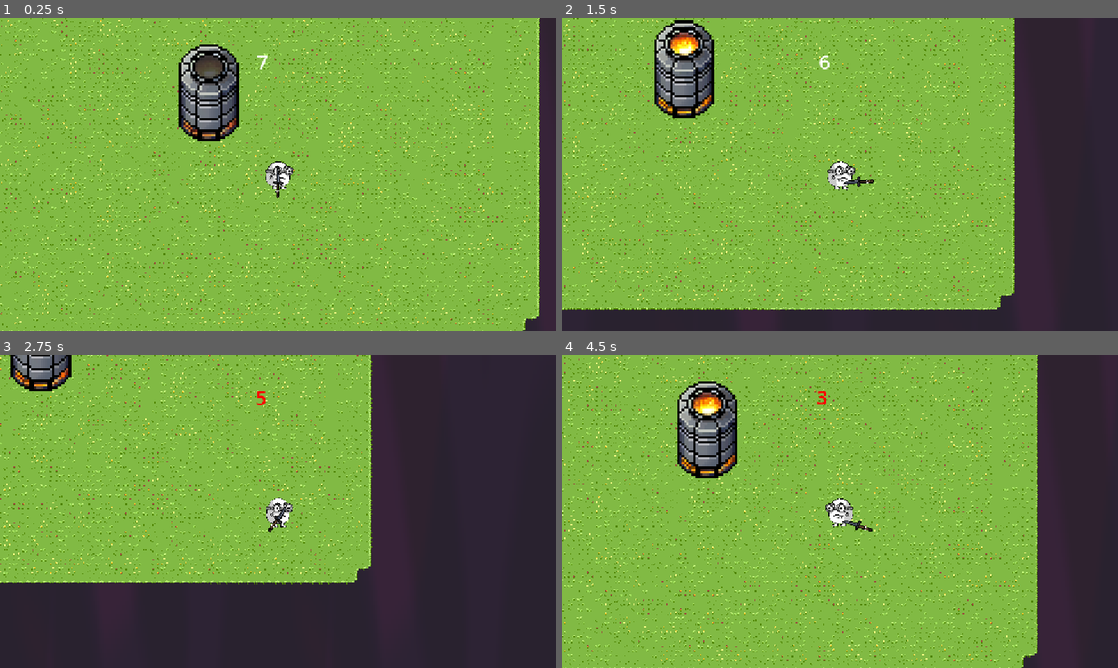
Above: before the commit, frames 1-4 (two rows, left to right).
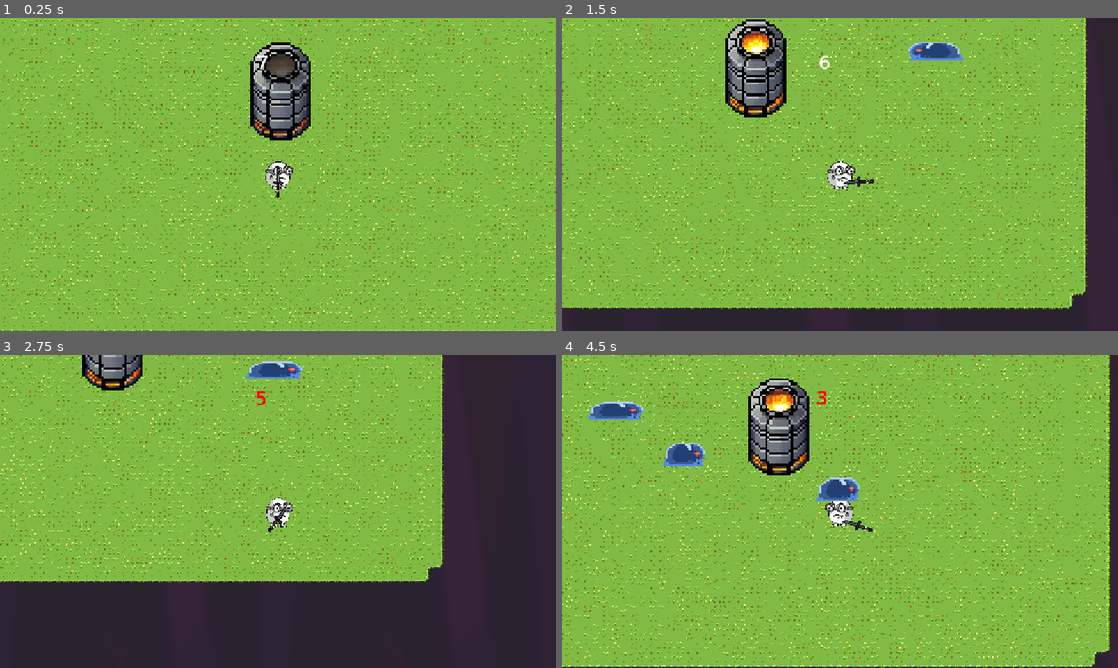
Above: after the commit, the same moments.

Repository: paperparrot5010/sop-jame-2
Game: Godot game, scene res://main file/main.tscn
Two runs of this game, one before a commit and one after it. Both use one fixed random seed, a clock stepped at 60 frames per second and the inputs below. The engine's default icon, where the game draws it, is replaced by a stand-in: a white triangle on a blue panel in a dark square.
Inputs (mouse positions are in pixels of both pictures, inside the frame that each line leads up to):
- Up to frame 1 (0.25 s): no input
- Up to frame 2 (1.5 s): move the mouse to (962, 158) at 0.52 s; hold D (right) 0.53-1.28 s; tap E (Interact) at 0.6 s; move the mouse to (728, 190) at 1.27 s; hold S (down) from 1.28 s (still down); click (728, 190) at 1.35 s
- Up to frame 3 (2.75 s): move the mouse to (333, 442) at 2.02 s; release S (down) at 2.03 s; hold D (right) from 2.03 s (still down); tap E (Interact) at 2.1 s
- Up to frame 4 (4.5 s): move the mouse to (812, 574) at 2.77 s; release D (right) at 2.78 s; hold W (up) 2.78-3.53 s; click (812, 574) at 2.85 s; move the mouse to (1006, 558) at 3.52 s; hold A (left) from 3.53 s (still down); tap E (Interact) at 3.6 s; move the mouse to (673, 464) at 4.27 s; click (673, 464) at 4.35 s

The runs differ from the first frame. In frame 1, 24% of the frame differs, in the area x 0-100%, y 0-100%; in frame 2, 30%; in frame 3, 20%; in frame 4, 33%, in the area x 0-99%, y 0-100%.

Commit message:
enemy attack

Diff:
--- a/Enemy/enemy.gd
+++ b/Enemy/enemy.gd
@@ -1,10 +1,10 @@
 extends CharacterBody2D
-
+signal died
 @export var speed = 70.0
 @export var health = 1 # Example health
 @onready var navigation_agent: NavigationAgent2D = $NavigationAgent2D
 @onready var animated_sprite_2d: AnimatedSprite2D = $AnimatedSprite2D
-
+@export var damage_amount = 1
 var player_node: Node2D = null
 var crystal_scene = preload("res://Collectabel objects/crystal.tscn")
 
@@ -72,11 +72,12 @@
 
 func take_damage(amount):
 	health -= amount
-	print("Enemy took ", amount, " damage. Health: ", health)
+	#print("Enemy took ", amount, " damage. Health: ", health)
 	if health <= 0:
 		die()
 
 func die():
+	died.emit()
 	print("Enemy died!")
 	drop_crystal()
 	queue_free()
@@ -85,3 +86,8 @@
 	var crystal_instance = crystal_scene.instantiate()
 	get_parent().add_child(crystal_instance)
 	crystal_instance.global_position = global_position
+
+
+func _on_area_2d_body_entered(body: Node2D) -> void:
+	if body.is_in_group("PlayerGroup"):
+		body.player_takes_damage(1)
--- a/Enemy/enemy.tscn
+++ b/Enemy/enemy.tscn
@@ -21,6 +21,9 @@
 "speed": 5.0
 }]
 
+[sub_resource type="CircleShape2D" id="CircleShape2D_px1sc"]
+radius = 49.8197
+
 [node name="Enemy" type="CharacterBody2D" groups=["EnemyGroup"]]
 script = ExtResource("1_px1sc")
 
@@ -38,3 +41,11 @@
 scale = Vector2(3, 3)
 sprite_frames = SubResource("SpriteFrames_glvfu")
 animation = &"Run"
+
+[node name="Area2D" type="Area2D" parent="."]
+
+[node name="CollisionShape2D" type="CollisionShape2D" parent="Area2D"]
+shape = SubResource("CircleShape2D_px1sc")
+debug_color = Color(1, 0, 0, 0.419608)
+
+[connection signal="body_entered" from="Area2D" to="." method="_on_area_2d_body_entered"]
--- a/Player/player.gd
+++ b/Player/player.gd
@@ -1,7 +1,7 @@
 extends CharacterBody2D
 var bullet_path = preload("res://Player/bullet2.tscn")
 var speed = 200
-
+@export var health = 10
 @onready var animated_sprite_2d: AnimatedSprite2D = $AnimatedSprite2D
 
 # Animation variables
@@ -67,3 +67,11 @@
 	bullet.pos = $Node2D.global_position
 	bullet.rota = global_rotation
 	get_parent().add_child(bullet)
+func player_death():
+	queue_free()
+
+func player_takes_damage(amount):
+	health -= amount
+	print (health)
+	if health <= 0:
+		player_death()
--- a/Player/sword_area_2d.gd
+++ b/Player/sword_area_2d.gd
@@ -1,5 +1,5 @@
 extends Area2D
-
+@export var damage_amount = 1
 @onready var animation_player: AnimationPlayer = $AnimationPlayer
 func _physics_process(delta: float) -> void:
 	if Input.is_action_just_pressed("shoot"):
@@ -14,4 +14,4 @@
 		print(1)
 		# Call the take_damage function on the enemy
 		if body.has_method("take_damage"):
-			body.take_damage(1) # Assuming 1 damage per bullet
+			body.take_damage(damage_amount)
--- a/main file/main.tscn
+++ b/main file/main.tscn
@@ -1,10 +1,12 @@
-[gd_scene load_steps=10 format=3 uid="uid://bxhodc2rh8n7a"]
+[gd_scene load_steps=12 format=3 uid="uid://bxhodc2rh8n7a"]
 
 [ext_resource type="Texture2D" uid="uid://b6qr7q7jrj7ek" path="res://Foozle_2DS0015_Void_EnvironmentPack/Backgrounds/PNGs/Condesed/Starry background  - Layer 01 - Void.png" id="1_ewnu2"]
 [ext_resource type="PackedScene" uid="uid://okmrywtn40ld" path="res://Player/player.tscn" id="2_p4uik"]
 [ext_resource type="PackedScene" uid="uid://cxrn4gkrven02" path="res://border.tscn" id="4_0na6d"]
 [ext_resource type="PackedScene" uid="uid://c3810o6p03cq4" path="res://Machine/unstable_machine.tscn" id="4_ewnu2"]
 [ext_resource type="Texture2D" uid="uid://b2cojfocs1h1o" path="res://Environment/Grass.png" id="4_sd6jy"]
+[ext_resource type="Script" uid="uid://d0s27vfeyldq1" path="res://main file/wave_manager.gd" id="6_jhl0g"]
+[ext_resource type="PackedScene" uid="uid://b0bc4nfc0uumy" path="res://Enemy/enemy.tscn" id="7_58fyy"]
 
 [sub_resource type="NavigationPolygon" id="NavigationPolygon_sd6jy"]
 vertices = PackedVector2Array(6.0625, -1.96094, 1138.89, 1.96094, 737.641, 117.969, 409.93, 119, 11.9219, 856.609, 393.781, 433.969, 1157.57, 812.391, 719.648, 406.773, 1135.15, 372.109, 1138.46, 371.828)
@@ -173,6 +175,7 @@
 texture = ExtResource("1_ewnu2")
 
 [node name="NavigationRegion2D" type="NavigationRegion2D" parent="."]
+visible = false
 navigation_polygon = SubResource("NavigationPolygon_sd6jy")
 
 [node name="TileMap" type="TileMap" parent="."]
@@ -188,4 +191,36 @@
 position = Vector2(578, 414)
 
 [node name="Player" parent="." instance=ExtResource("2_p4uik")]
-position = Vector2(698, 524)
+position = Vector2(574, 526)
+
+[node name="WaveManager" type="Node" parent="." node_paths=PackedStringArray("spawn_points")]
+script = ExtResource("6_jhl0g")
+spawn_points = [NodePath("../SpawnPoint1"), NodePath("../SpawnPoint2"), NodePath("../SpawnPoint3"), NodePath("../SpawnPoint4"), NodePath("../SpawnPoint5"), NodePath("../SpawnPoint6"), NodePath("../SpawnPoint7"), NodePath("../SpawnPoint8"), NodePath("../SpawnPoint9")]
+enemy_scene = ExtResource("7_58fyy")
+
+[node name="SpawnPoint1" type="Node2D" parent="."]
+position = Vector2(285, 432)
+
+[node name="SpawnPoint2" type="Node2D" parent="."]
+position = Vector2(349, 321)
+
+[node name="SpawnPoint3" type="Node2D" parent="."]
+position = Vector2(267, 346)
+
+[node name="SpawnPoint4" type="Node2D" parent="."]
+position = Vector2(798, 318)
+
+[node name="SpawnPoint5" type="Node2D" parent="."]
+position = Vector2(871, 434)
+
+[node name="SpawnPoint6" type="Node2D" parent="."]
+position = Vector2(914, 340)
+
+[node name="SpawnPoint7" type="Node2D" parent="."]
+position = Vector2(537, 188)
+
+[node name="SpawnPoint8" type="Node2D" parent="."]
+position = Vector2(631, 188)
+
+[node name="SpawnPoint9" type="Node2D" parent="."]
+position = Vector2(586, 128)
--- a/main file/wave_manager.gd
+++ b/main file/wave_manager.gd
@@ -1,11 +1,112 @@
 extends Node
 
+@export var spawn_points: Array[Node2D] # <--- IMPORTANT CHANGE HERE
+@export var enemy_scene:PackedScene
+# ... rest of your script ...
 
-# Called when the node enters the scene tree for the first time.
+var current_wave: int = 0
+var enemies_spawned_in_wave: int = 0
+var enemies_remaining_in_wave: int = 0
+var wave_active: bool = false
+var break_active: bool = false
+
+var wave_data = [
+	# Wave 1
+	{
+		"wave_number": 1,
+		"enemy_count": 5,
+		"spawn_interval": 1.0,
+		"break_duration": 5.0 # Time before next wave starts
+	},
+	# Wave 2
+	{
+		"wave_number": 2,
+		"enemy_count": 10,
+		"spawn_interval": 0.8,
+		"break_duration": 7.0
+	},
+	# Wave 3
+	{
+		"wave_number": 3,
+		"enemy_count": 15,
+		"spawn_interval": 0.6,
+		"break_duration": 10.0
+	}
+	# Add more waves here
+]
+
+@onready var spawn_timer: Timer = Timer.new()
+@onready var break_timer: Timer = Timer.new()
+
 func _ready() -> void:
-	pass # Replace with function body.
+	add_child(spawn_timer)
+	add_child(break_timer)
+	spawn_timer.timeout.connect(_on_spawn_timer_timeout)
+	break_timer.timeout.connect(_on_break_timer_timeout)
 
+	start_next_wave()
 
-# Called every frame. 'delta' is the elapsed time since the previous frame.
-func _process(delta: float) -> void:
-	pass
+func start_next_wave() -> void:
+	current_wave += 1
+	if current_wave > wave_data.size():
+		print("All waves completed!")
+		return
+
+	var wave_info = wave_data[current_wave - 1]
+	enemies_spawned_in_wave = 0
+	enemies_remaining_in_wave = wave_info["enemy_count"]
+	wave_active = true
+	break_active = false
+
+	print("Starting Wave ", current_wave, ": Spawning ", enemies_remaining_in_wave, " enemies.")
+
+	spawn_timer.wait_time = wave_info["spawn_interval"]
+	spawn_timer.start()
+
+func _on_spawn_timer_timeout() -> void:
+	if enemies_spawned_in_wave < wave_data[current_wave - 1]["enemy_count"]:
+		spawn_enemy()
+		enemies_spawned_in_wave += 1
+	else:
+		spawn_timer.stop()
+		print("Finished spawning for Wave ", current_wave)
+		# Now wait for all enemies to be defeated or a break to start
+		# For now, we\'ll just start the break after spawning is done
+		start_break()
+
+func spawn_enemy() -> void:
+	if enemy_scene == null:
+		print("Error: Enemy scene not assigned!")
+		return
+	if spawn_points.is_empty():
+		print("Error: No spawn points assigned!")
+		return
+
+	var enemy_instance = enemy_scene.instantiate()
+	var random_spawn_point = spawn_points[randi() % spawn_points.size()]
+	get_parent().add_child(enemy_instance)
+	enemy_instance.global_position = random_spawn_point.global_position
+
+	# Connect enemy\'s death signal to decrement enemies_remaining_in_wave
+	# Assuming your enemy has a \'died\' signal
+	if enemy_instance.has_signal("died"):
+		enemy_instance.died.connect(_on_enemy_died)
+
+func _on_enemy_died() -> void:
+	enemies_remaining_in_wave -= 1
+	if enemies_remaining_in_wave <= 0 and not break_active:
+		print("All enemies defeated in Wave ", current_wave)
+		start_break()
+
+func start_break() -> void:
+	wave_active = false
+	break_active = true
+	var wave_info = wave_data[current_wave - 1]
+	print("Starting break for ", wave_info["break_duration"], " seconds.")
+	break_timer.wait_time = wave_info["break_duration"]
+	break_timer.start()
+
+func _on_break_timer_timeout() -> void:
+	break_timer.stop()
+	print("Break over. Preparing for next wave.")
+	start_next_wave()
Not shown: 1 places in Enemy/enemy.tscn that only renumber resources
